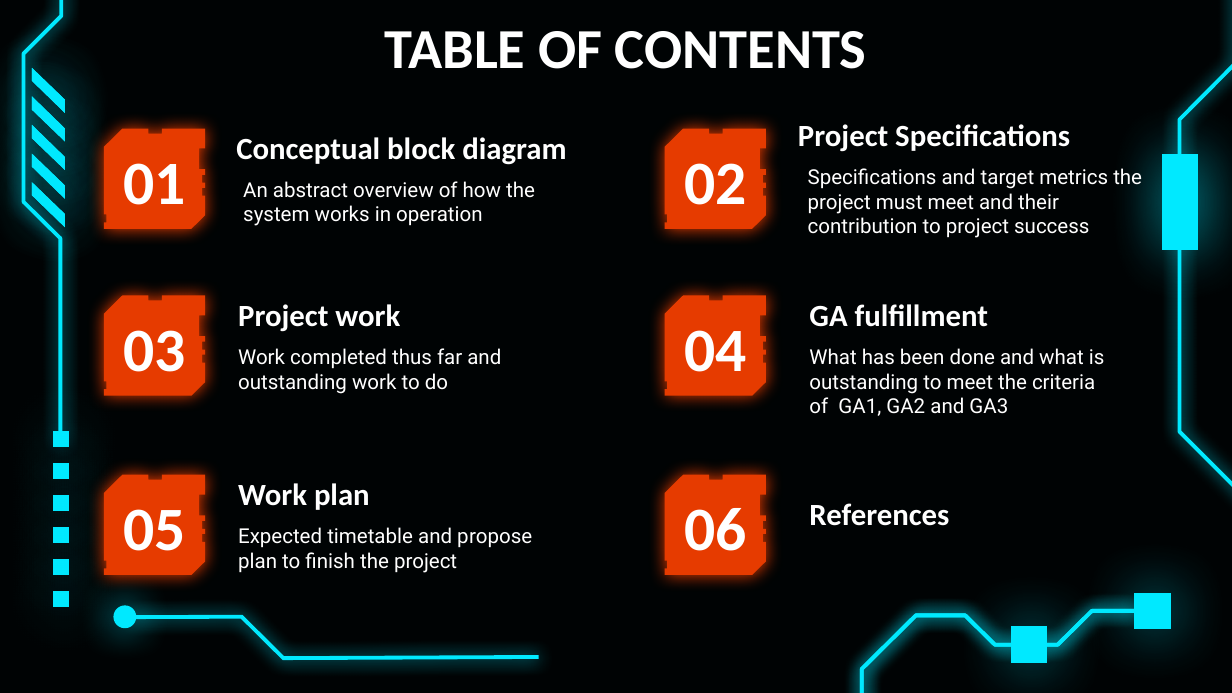
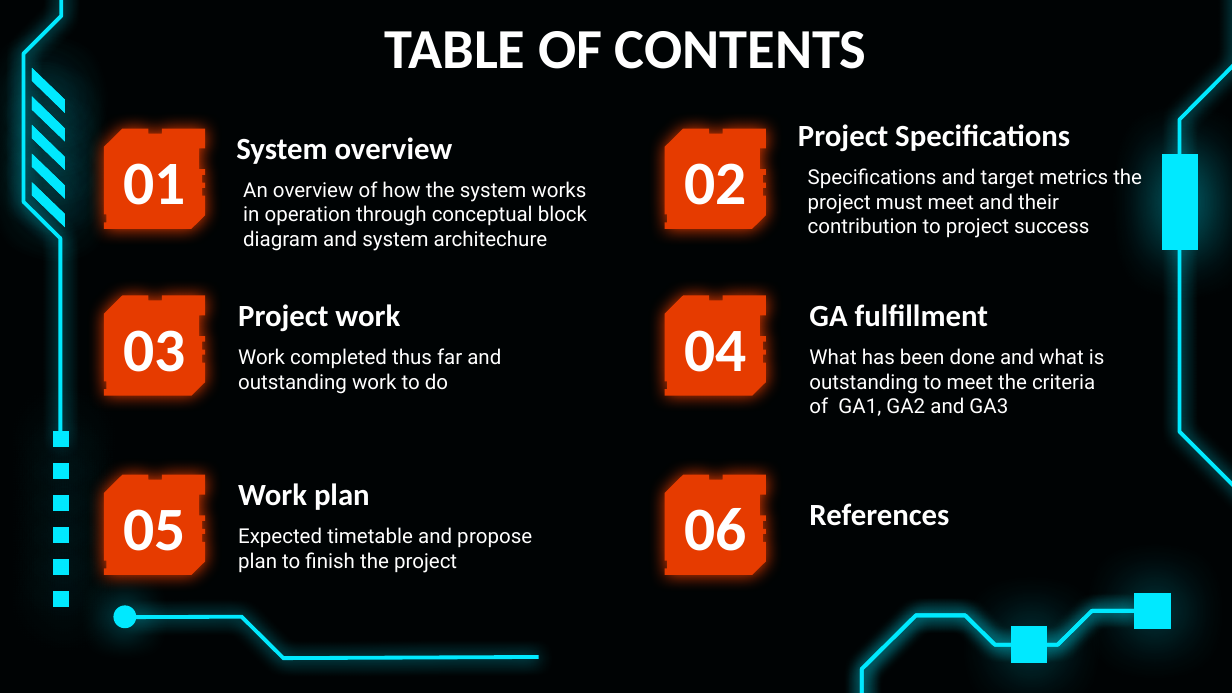
Before and after one commit to brainiac1909-prog/The_Vitality_Watchdog, a slide deck: slide 2 of P2/PRES.pptx. Drawn at 1232x693 pixels with LibreOffice and Linux fonts; fonts in the diff are those of the drawing. Boxes give left, top, right and bottom in pixels: in the first picture for what was removed or moved away, otherwise in the second. Text is boxed around its words. In the diff, an @@ line names an element or a change of style, - is before the commit and + after.

```diff
--- a/P2/PRES.pptx
+++ b/P2/PRES.pptx
@@ text at [236,137,453,164]: text changed @@
-Conceptual block diagram
+System overview
@@ text at [243,181,587,251]: text changed @@
-An abstract overview of how the system works in operation
+An overview of how the system works in operation through conceptual block diagram and system architechure
```
Also in this commit, not shown: 5 other slides changed, 5 slides added, 3 slides removed.
